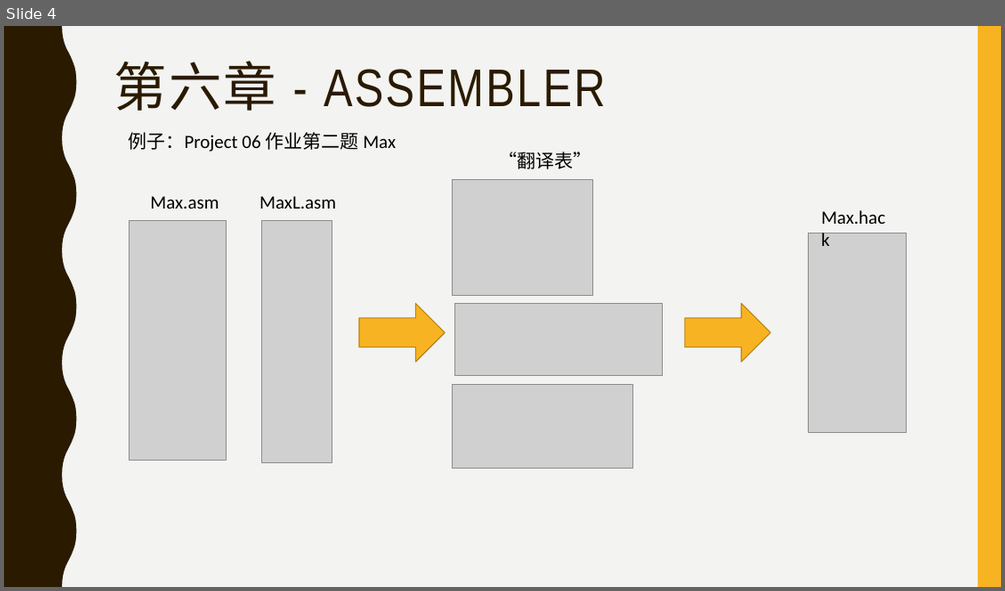
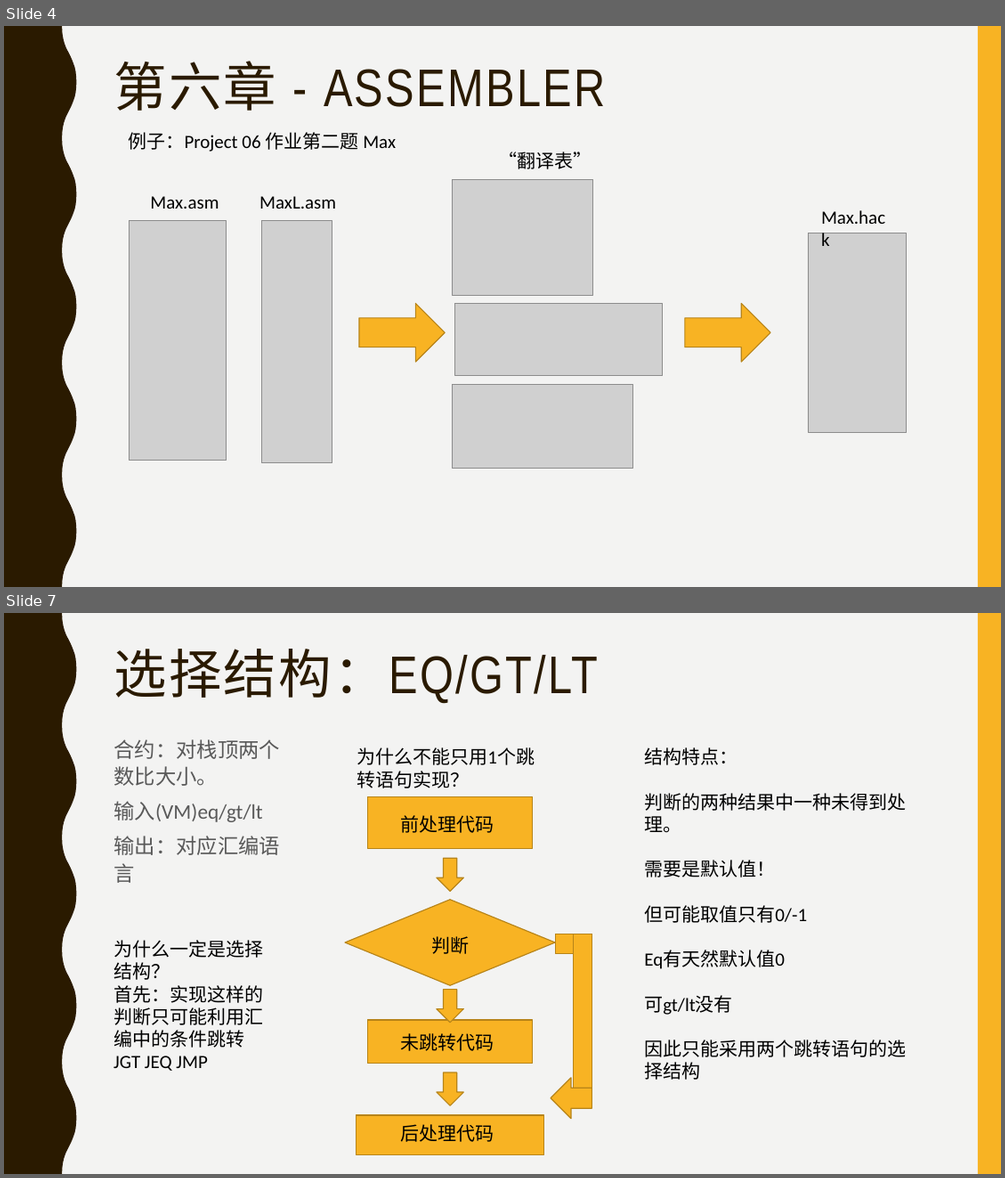
Before and after one commit to jisuansiwei2017/SDCT-2017-Fall, a slide deck: weekly_report/group5/第五组_小组报告_第三周_20171018.pptx. Shown one above the other, each under a label of ours: slide 4 before the commit, slides 4 and 7 after it; the slides between them are not shown. The pictures are 1005x591 and 1005x1178 pixels, drawn with LibreOffice and Linux fonts; fonts in the diff are those of the drawing; grey boxes stand for pictures. Boxes give left, top, right and bottom in pixels: in the first picture for what was removed or moved away, otherwise in the second. Text is boxed around its words. In the diff, an @@ line names an element or a change of style, - is before the commit and + after.

```diff
--- a/weekly_report/group5/第五组_小组报告_第三周_20171018.pptx
+++ b/weekly_report/group5/第五组_小组报告_第三周_20171018.pptx
@@ slide 7 added at [4, 613, 1001, 1174], background #F3F3F2; not listed: 2 template elements that a slide beside it also shows @@
@@ title added at [113, 649, 598, 704], 51 pt, text #2A1A00 @@
+选择结构：EQ/GT/LT
@@ text added at [113, 739, 280, 883], 20 pt, text #595959 @@
+合约：对栈顶两个数比大小。
+输入(VM)eq/gt/lt
+输出：对应汇编语言
@@ text added at [356, 747, 534, 765], 18 pt, text #000000 @@
+为什么不能只用1个跳转语句实现？
@@ text added at [644, 747, 906, 1079], 18 pt, text #000000 @@
+结构特点：
+判断的两种结果中一种未得到处理。
+需要是默认值！
+但可能取值只有0/-1
+Eq有天然默认值0
+可gt/lt没有
+因此只能采用两个跳转语句的选择结构
@@ rectangle added at [367, 797, 533, 849], fill #F8B323, outline #B7841A 1 pt @@
@@ text added at [401, 815, 494, 833], 18 pt, text #000000 @@
+前处理代码
@@ down arrow added at [437, 859, 463, 892], fill #F8B323, outline #B7841A 1 pt @@
@@ diamond added at [345, 900, 555, 985], fill #F8B323, outline #B7841A 1 pt @@
@@ text added at [113, 940, 263, 1070], 18 pt, text #000000 @@
+为什么一定是选择结构？
+首先：实现这样的判断只可能利用汇编中的条件跳转
+JGT JEQ JMP
@@ text added at [431, 936, 469, 954], 18 pt, text #000000 @@
+判断
@@ rectangle added at [555, 933, 591, 953], fill #F8B323, outline #B7841A 1 pt @@
@@ rectangle added at [574, 933, 592, 1105], fill #F8B323, outline #B7841A 1 pt @@
@@ down arrow added at [437, 989, 463, 1022], fill #F8B323, outline #B7841A 1 pt @@
@@ rectangle added at [367, 1020, 533, 1063], fill #F8B323, outline #B7841A 1 pt @@
@@ text added at [401, 1033, 494, 1051], 18 pt, text #000000 @@
+未跳转代码
@@ down arrow added at [437, 1072, 463, 1105], fill #F8B323, outline #B7841A 1 pt @@
@@ left arrow added at [550, 1078, 591, 1119], fill #F8B323, outline #B7841A 1 pt @@
@@ rectangle added at [356, 1115, 544, 1154], fill #F8B323, outline #B7841A 1 pt @@
@@ text added at [401, 1124, 494, 1142], 18 pt, text #000000 @@
+后处理代码
```
Also in this commit, not shown: 1 slide changed, 4 other slides added, 3 slides removed.
